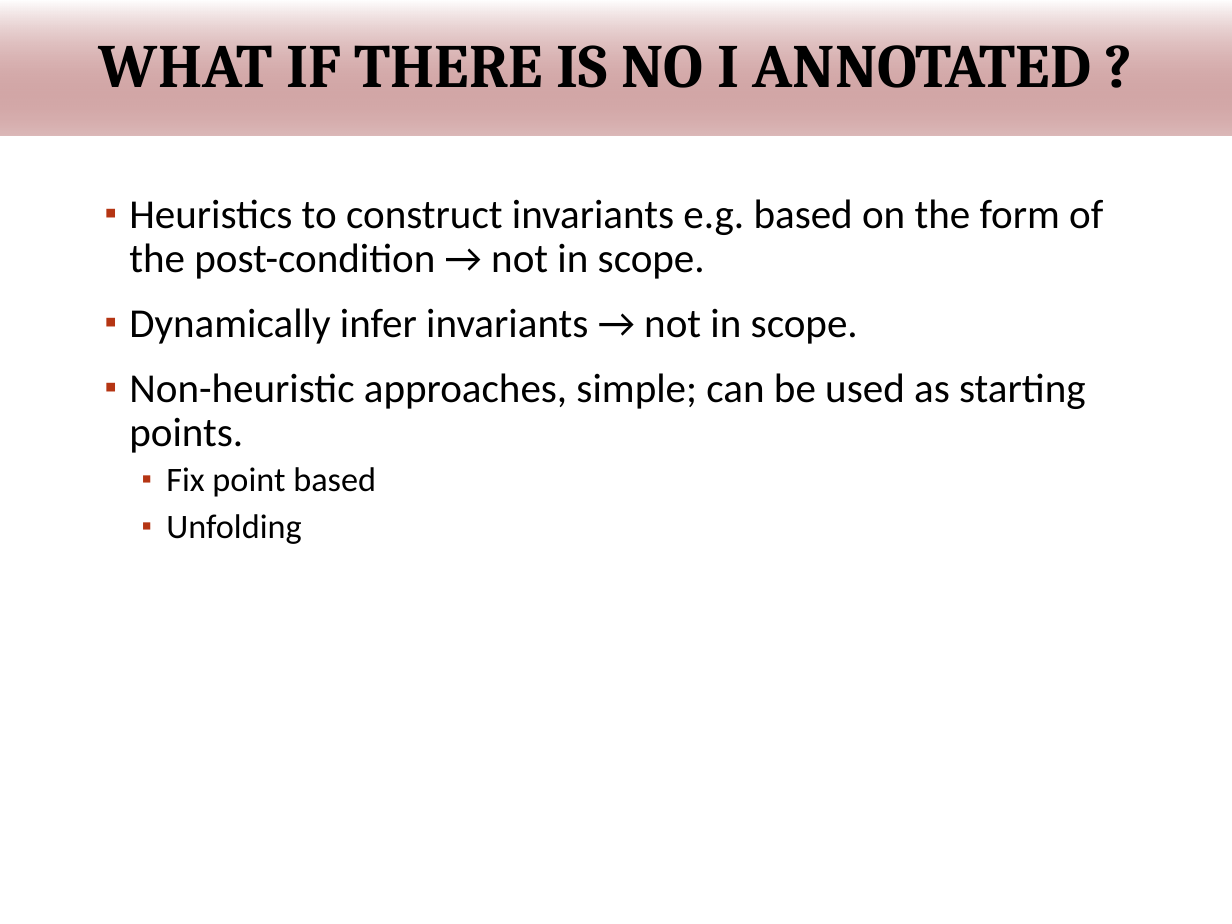
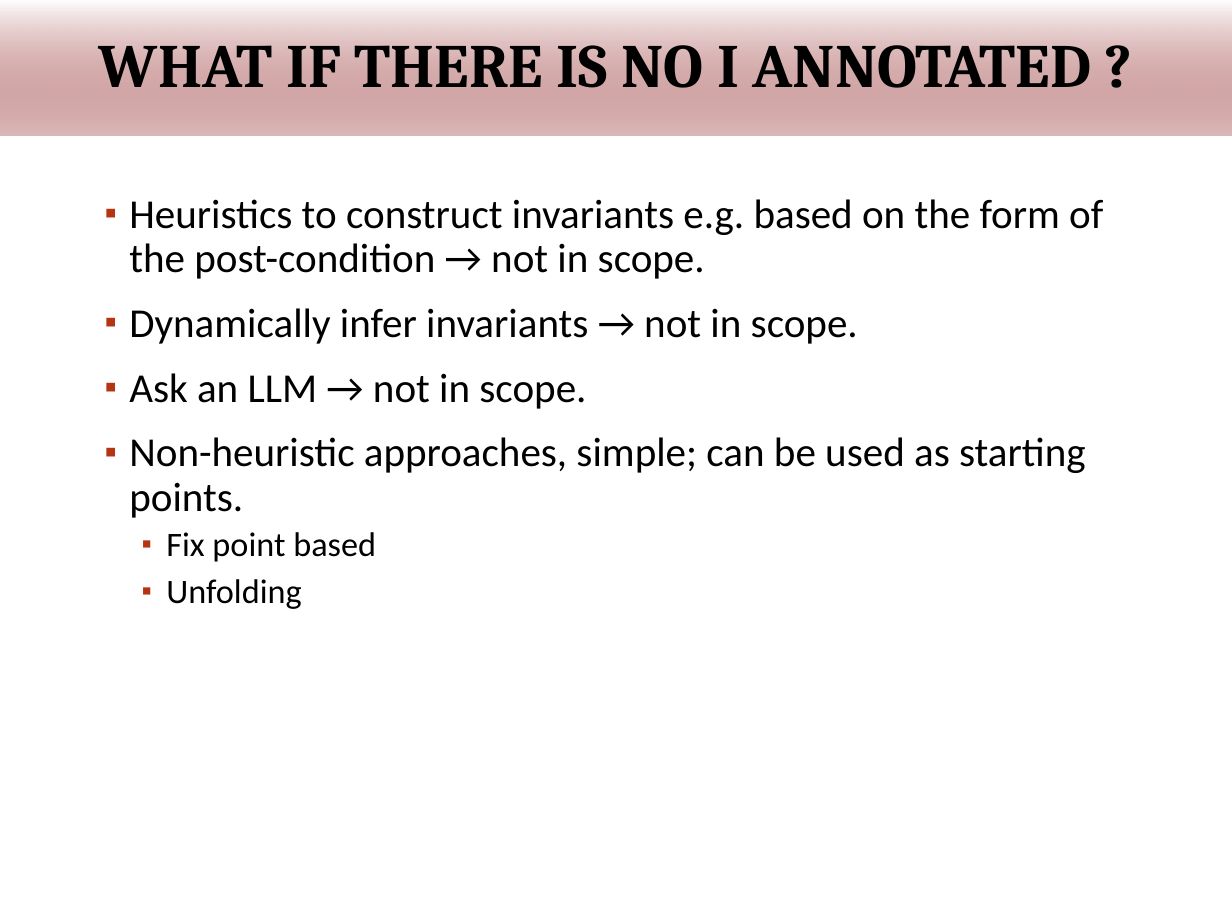
Before and after one commit to wooshrow/infopv, a slide deck: slide 38 of slides/PV_hoare.pptx (slide 36 before the commit). Drawn at 1232x924 pixels with LibreOffice and Linux fonts; fonts in the diff are those of the drawing; background and template pictures are left out. Boxes give left, top, right and bottom in pixels: in the first picture for what was removed or moved away, otherwise in the second. Text is boxed around its words. In the diff, an @@ line names an element or a change of style, - is before the commit and + after.

```diff
--- a/slides/PV_hoare.pptx
+++ b/slides/PV_hoare.pptx
@@ text at bbox=[129, 373, 586, 409]: paragraph added @@
+▪ Ask an LLM → not in scope.
```
Also in this commit, not shown: 10 other slides changed, 3 slides added, 2 other files.
